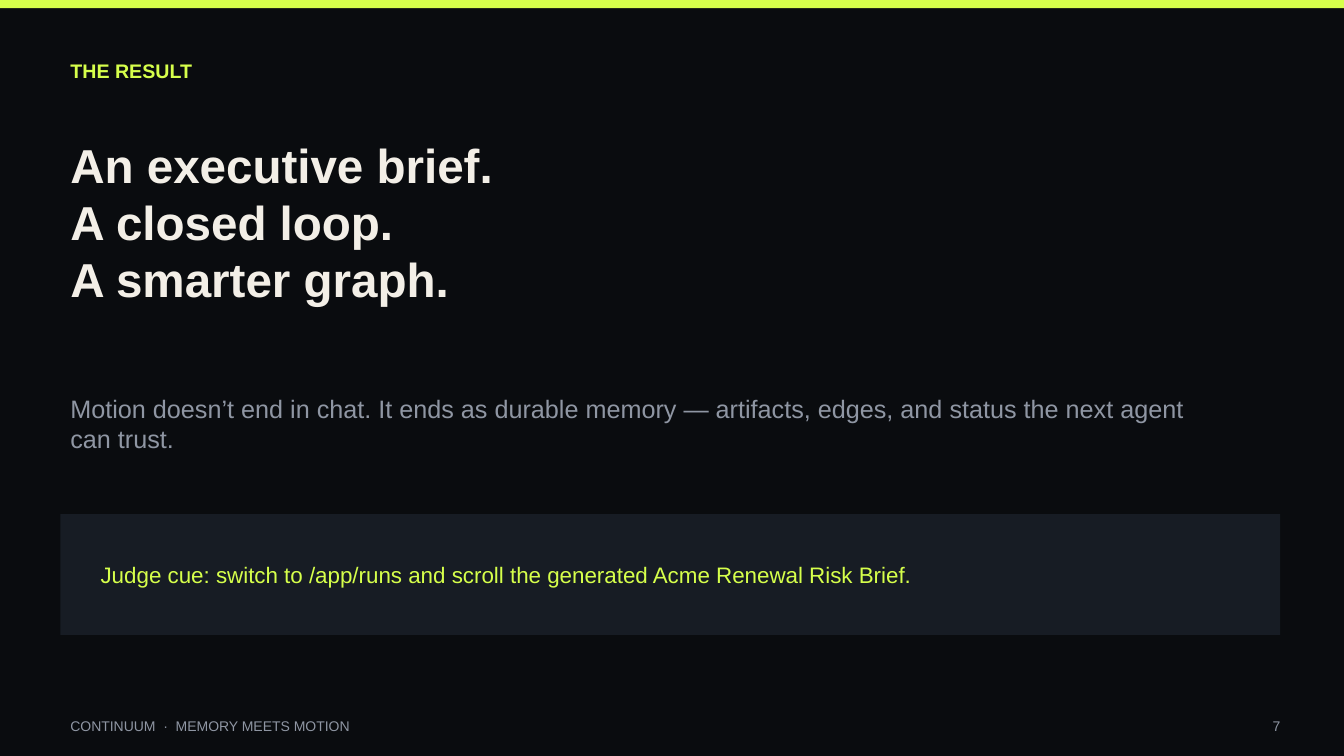
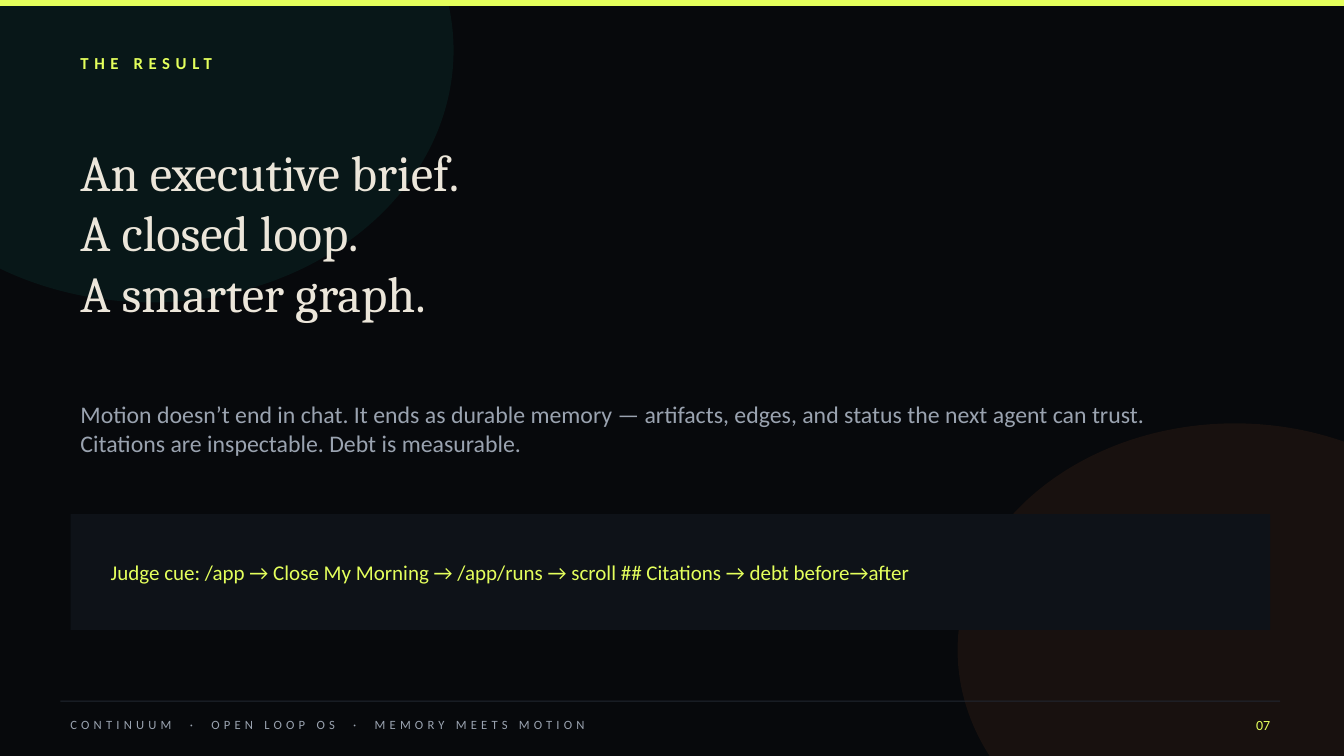
Before and after one commit to vnmoorthy/continuum-memory-meets-motion, a slide deck: slide 7 of slides/Continuum-Memory-Meets-Motion.pptx. Drawn at 1344x756 pixels with LibreOffice and Linux fonts; fonts in the diff are those of the drawing. Boxes give left, top, right and bottom in pixels: in the first picture for what was removed or moved away, otherwise in the second. Text is boxed around its words. In the diff, an @@ line names an element or a change of style, - is before the commit and + after.

Commit message:
UI/UX: noir signal-room theme + polished pitch deck (#3)
* Elevate Continuum UI to a noir signal-room visual system.

Refresh fonts (Fraunces/Manrope), atmosphere, full-bleed landing, app shell,
debt dashboard hierarchy, graph palette, OG art, and the 10-slide pitch deck.

* Align presentation storyboard with the new visual system.

---------

```diff
--- a/slides/Continuum-Memory-Meets-Motion.pptx
+++ b/slides/Continuum-Memory-Meets-Motion.pptx
@@ background #0A0C0F to #07090C @@
@@ rectangle at <box>0,0,1344,6</box>: fill #D6FF4B to #E4FF5C @@
@@ ellipse added at <box>0,0,454,302</box>, fill #0A2A28 at 45% opacity @@
@@ text "THE RESULT": place and size @@
-text "THE RESULT" at <box>70,64,192,79</box>
+text "THE RESULT" at <box>80,58,212,69</box>
@@ text "THE RESULT" at <box>80,58,212,69</box>: size 14 to 12 pt, font Arial to Calibri, text colour #D6FF4B to #E4FF5C, letter spacing 0 to 4 pt @@
@@ text "An executive brief.": place and size @@
-text "An executive brief." at <box>70,148,493,307</box>
+text "An executive brief." at <box>80,155,460,323</box>
@@ text "An executive brief." at <box>80,155,460,323</box>: size 34 to 36 pt, font Arial to Cambria, text colour #F3EFE7 to #ECE6DA, bold off @@
@@ text at <box>80,406,1144,456</box>: text changed; size 18 to 17 pt; font Arial to Calibri; text colour #8F96A3 to #9AA3B0 @@
-Motion doesn’t end in chat. It ends as durable memory — artifacts, edges, and status the next agent can trust.
+Motion doesn’t end in chat. It ends as durable memory — artifacts, edges, and status the next agent can trust. Citations are inspectable. Debt is measurable.
@@ ellipse added at <box>958,423,1344,756</box>, fill #2A1A12 at 50% opacity @@
@@ rectangle: place and size @@
-rectangle at <box>60,514,1280,635</box>
+rectangle at <box>71,514,1270,630</box>
@@ rectangle at <box>71,514,1270,630</box>: fill #171C24 to #0E1218 @@
@@ text at <box>111,565,909,584</box>: text changed; size 16 to 15 pt; font Arial to Calibri; text colour #D6FF4B to #E4FF5C @@
-Judge cue: switch to /app/runs and scroll the generated Acme Renewal Risk Brief.
+Judge cue: /app → Close My Morning → /app/runs → scroll ## Citations → debt before→after
@@ rectangle added at <box>60,701,1280,702</box>, fill #222831 @@
@@ text at <box>70,721,585,729</box>: text changed; size 10 to 9 pt; font Arial to Calibri; text colour #8F96A3 to #9AA3B0 @@
-CONTINUUM · MEMORY MEETS MOTION
+CONTINUUM · OPEN LOOP OS · MEMORY MEETS MOTION
@@ text added at <box>1256,721,1270,730</box>, 10 pt, text #E4FF5C @@
+07
@@ text removed at <box>1273,721,1281,731</box> @@
-7
```
Also in this commit, not shown: 8 other slides changed, 1 slide added, 1 slide removed, 11 other files.
